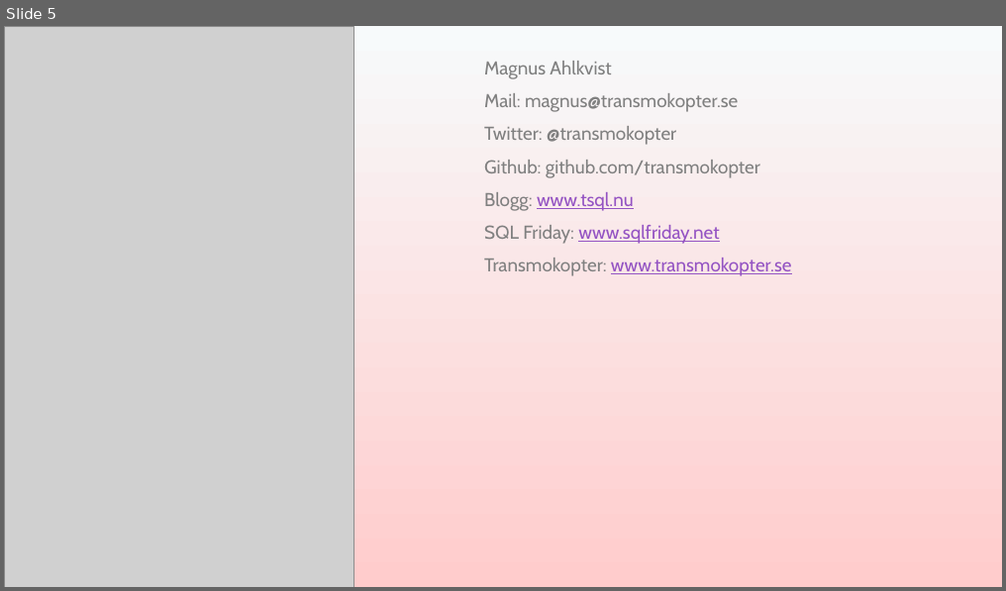
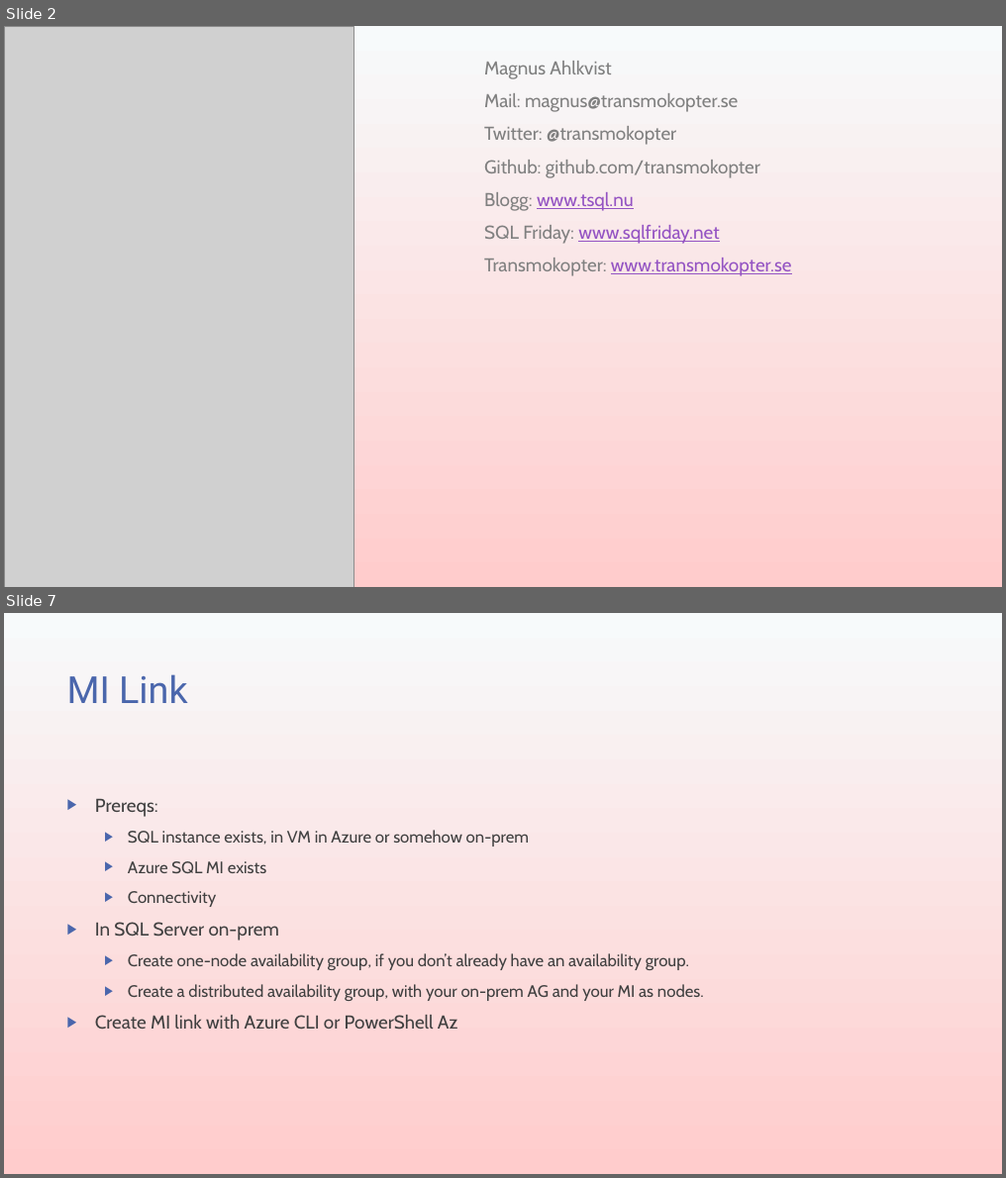
Before and after one commit to transmokopter/Presentations, a slide deck: sql-server-2022/sql-server-2022.pptx. Shown one above the other, each under a label of ours: slide 5 before the commit, slides 2 and 7 after it; the slides between them are not shown. The pictures are 1006x591 and 1006x1178 pixels, drawn with LibreOffice and Linux fonts; fonts in the diff are those of the drawing; grey boxes stand for pictures; background and template pictures are left out. Boxes give left, top, right and bottom in pixels: in the first picture for what was removed or moved away, otherwise in the second. Text is boxed around its words. In the diff, an @@ line names an element or a change of style, - is before the commit and + after.

```diff
--- a/sql-server-2022/sql-server-2022.pptx
+++ b/sql-server-2022/sql-server-2022.pptx
@@ slide 7 added at (x1=4, y1=613, x2=1002, y2=1174), background gradient #F7FAFB to #FFCCCC @@
@@ title added at (x1=67, y1=674, x2=188, y2=703), 36 pt, text #4A66AC @@
+MI Link
@@ text added at (x1=95, y1=798, x2=704, y2=1030), 16 pt, text #404040 @@
+▶ Prereqs:
+  ▶ SQL instance exists, in VM in Azure or somehow on-prem
+  ▶ Azure SQL MI exists
+  ▶ Connectivity
+▶ In SQL Server on-prem
+  ▶ Create one-node availability group, if you don’t already have an availability group.
+  ▶ Create a distributed availability group, with your on-prem AG and your MI as nodes.
+▶ Create MI link with Azure CLI or PowerShell Az
@@ what was slide 5 is now slide 2 @@
```
Also in this commit, not shown: 3 slides changed, 5 other slides added, 1 slide removed, 2 other files.
